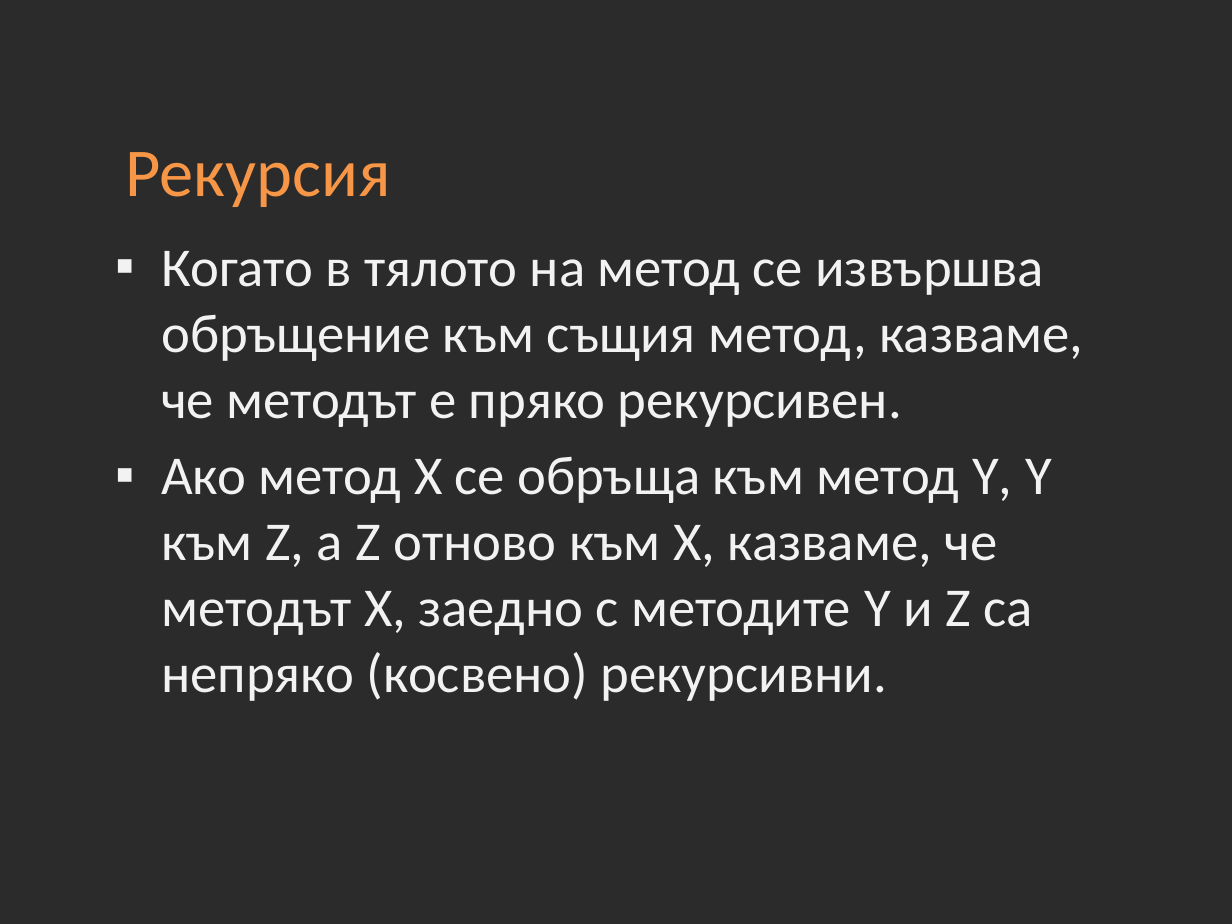
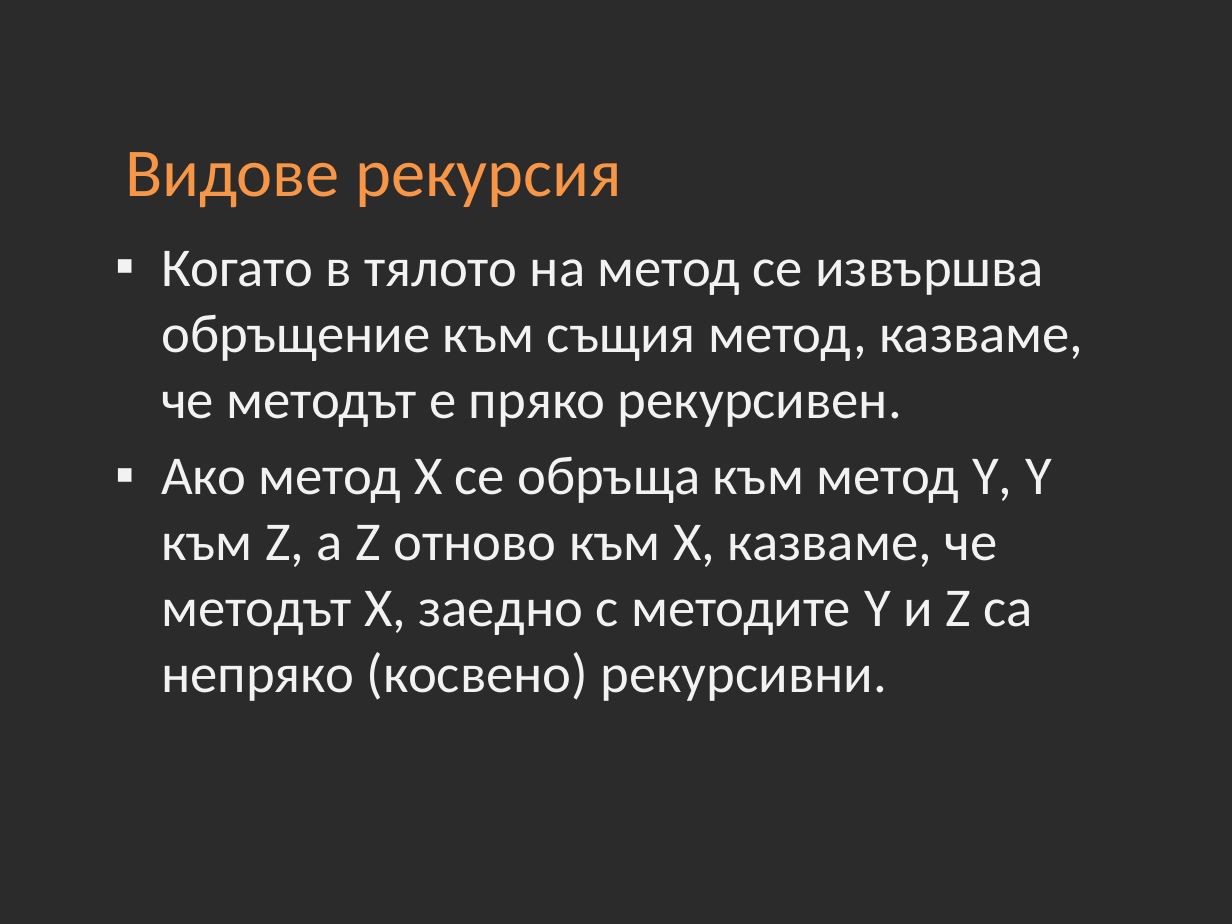
Before and after one commit to Academy-Soft-Intellect/Java-Course, a slide deck: slide 28 of 08-Methods-and-Recursion.pptx (slide 27 before the commit). Drawn at 1232x924 pixels with LibreOffice and Linux fonts; fonts in the diff are those of the drawing; background and template pictures are left out; a plain dark background stands for a picture behind light text. Boxes give left, top, right and bottom in pixels: in the first picture for what was removed or moved away, otherwise in the second. Text is boxed around its words. In the diff, an @@ line names an element or a change of style, - is before the commit and + after.

```diff
--- a/08-Methods-and-Recursion.pptx
+++ b/08-Methods-and-Recursion.pptx
@@ title at [125,152,622,208]: text changed @@
-Рекурсия
+Видове рекурсия
```
Also in this commit, not shown: 4 other slides changed, 1 slide added, 5 other files.
